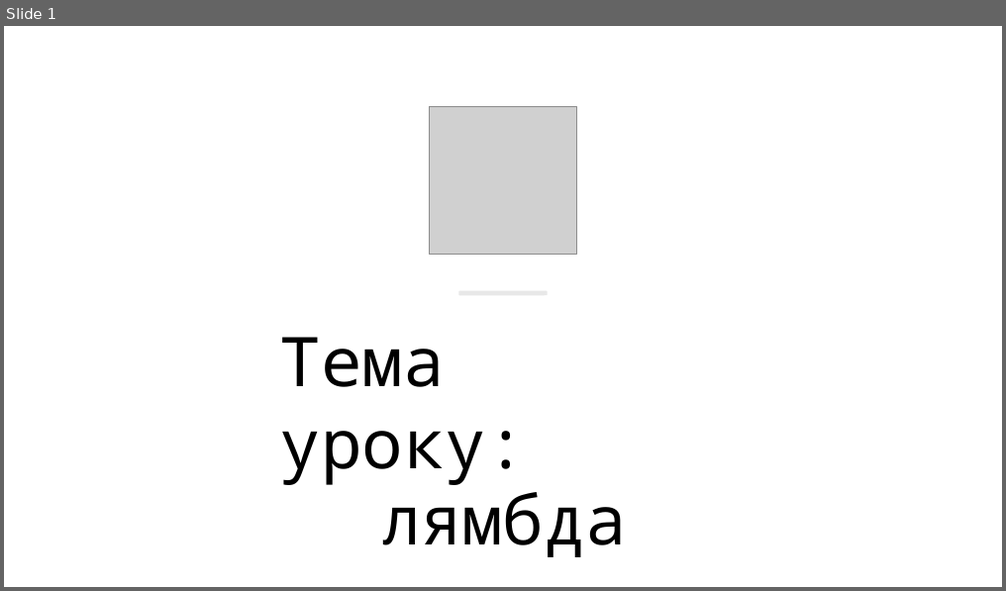
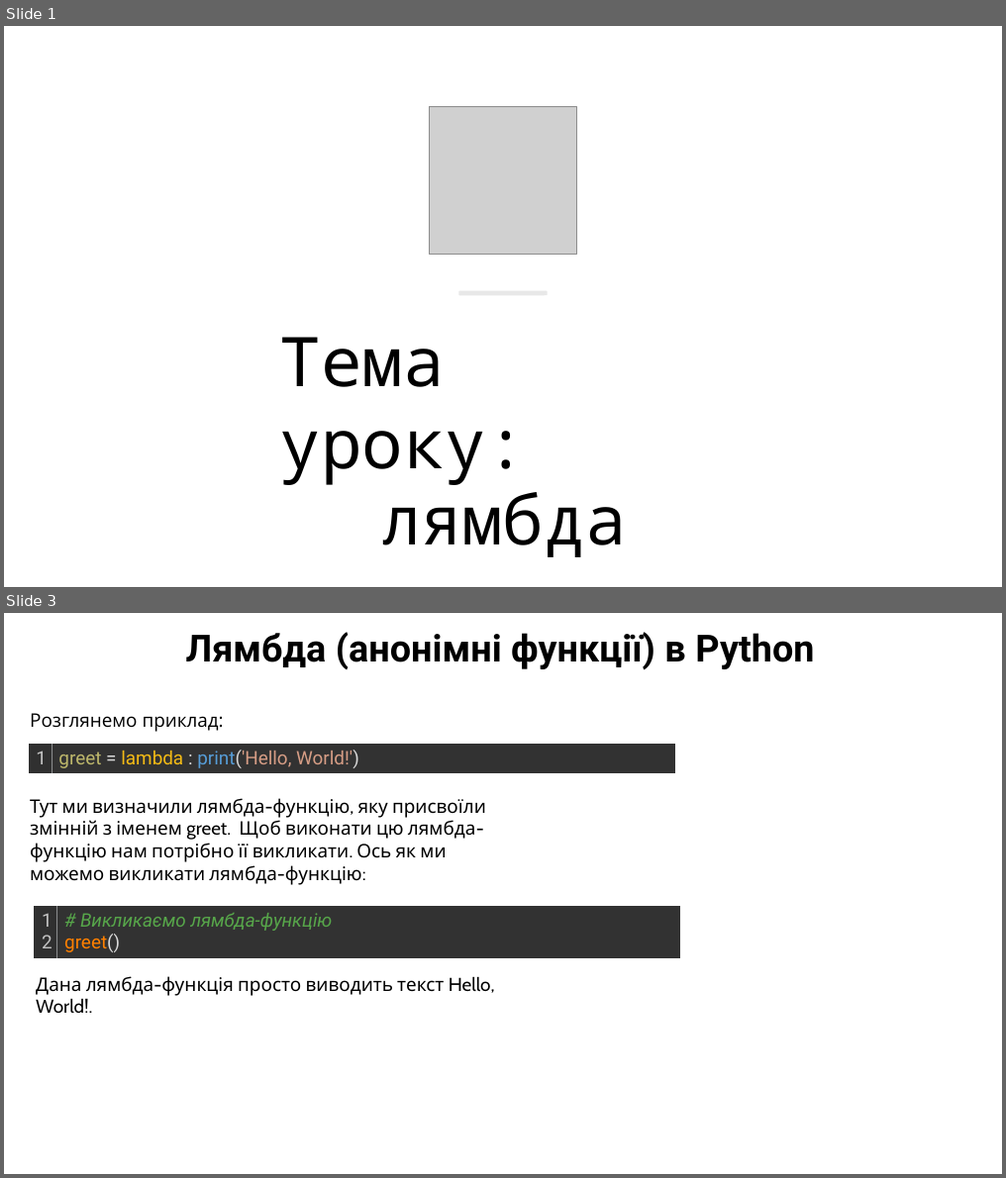
Before and after one commit to arg3ntuum/PythonCourse, a slide deck: Python Урок 7 Лямбда.pptx. Shown one above the other, each under a label of ours: slide 1 before the commit, slides 1 and 3 after it; the slides between them are not shown. The pictures are 1006x591 and 1006x1178 pixels, drawn with LibreOffice and Linux fonts; fonts in the diff are those of the drawing; grey boxes stand for pictures. Boxes give left, top, right and bottom in pixels: in the first picture for what was removed or moved away, otherwise in the second. Text is boxed around its words. In the diff, an @@ line names an element or a change of style, - is before the commit and + after.

```diff
--- a/Python Урок 7 Лямбда.pptx
+++ b/Python Урок 7 Лямбда.pptx
@@ slide 3 added at box(4, 613, 1002, 1174), background #FFFFFF @@
@@ text added at box(186, 632, 814, 670), 36 pt, text #000000, bold @@
+Лямбда (анонімні функції) в Python
@@ text added at box(30, 713, 224, 732), 18 pt, text #000000 @@
+Розглянемо приклад:
@@ table added at box(29, 744, 675, 774), 1 rows, 2 columns @@
+1 | greet = lambda : print('Hello, World!')
@@ text added at box(30, 798, 486, 885), 18 pt, text #000000 @@
+Тут ми визначили лямбда-функцію, яку присвоїли змінній з іменем greet. Щоб виконати цю лямбда-функцію нам потрібно її викликати. Ось як ми можемо викликати лямбда-функцію:
@@ table added at box(34, 906, 681, 959), 1 rows, 2 columns @@
+1 / 2 | # Викликаємо лямбда-функцію / greet()
@@ text added at box(36, 976, 495, 1013), 18 pt, text #000000 @@
+Дана лямбда-функція просто виводить текст Hello, World!.
```
Also in this commit, not shown: 4 other slides added, 6 other files.
